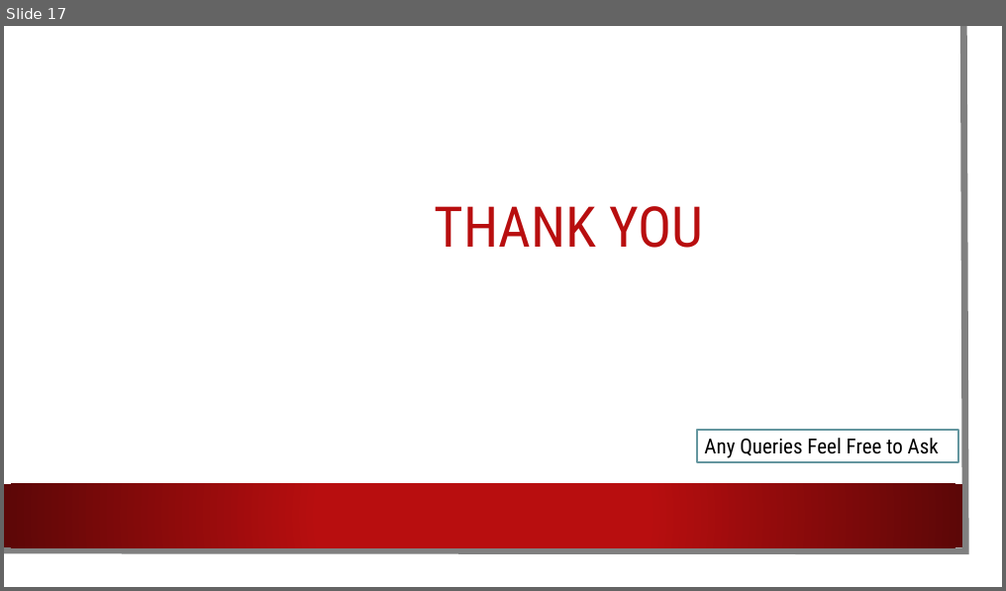
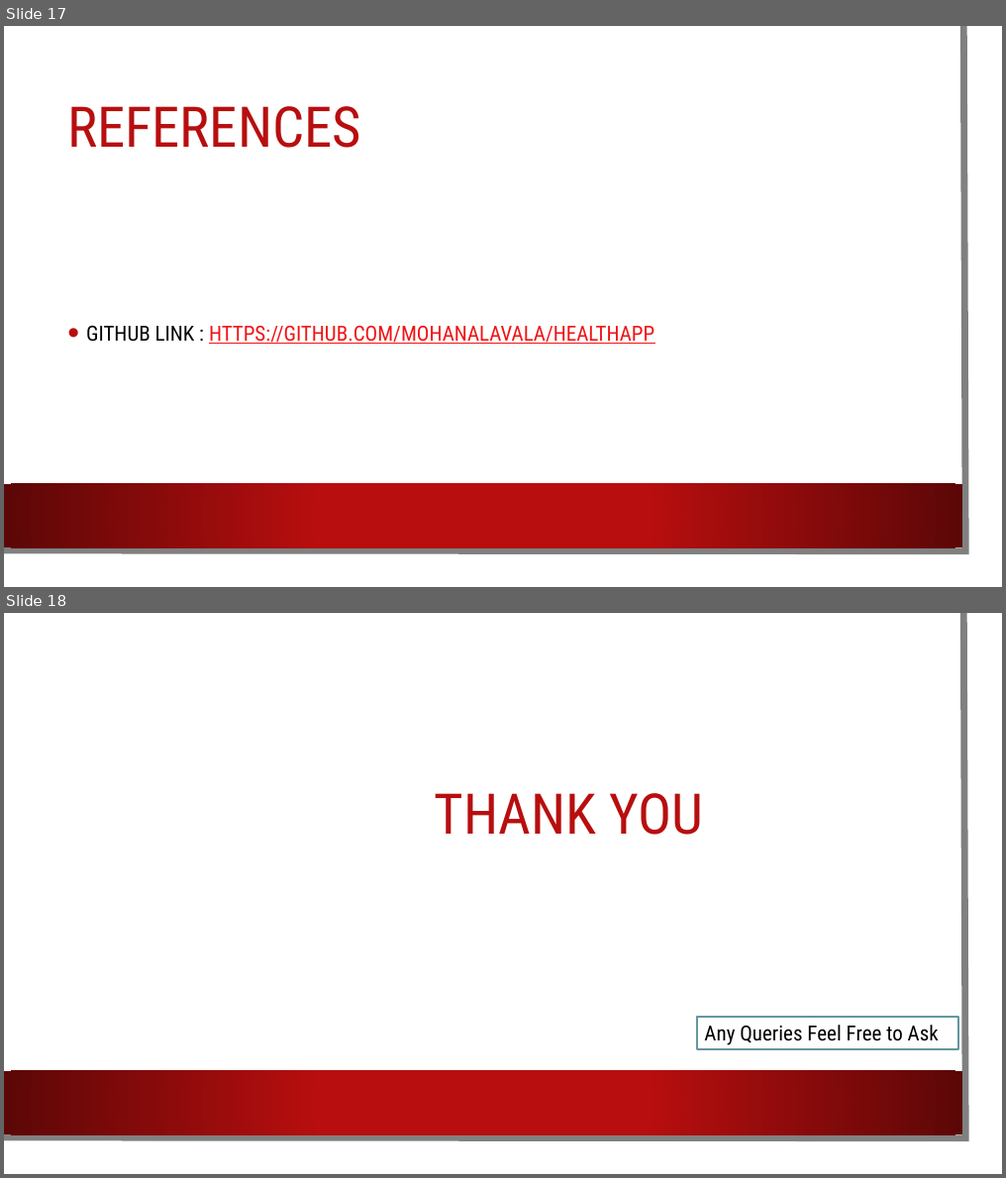
Before and after one commit to Mohanalavala/HealthApp, a slide deck: Health App.pptx. Shown one above the other, each under a label of ours: slide 17 before the commit, slides 17 and 18 after it. The pictures are 1006x591 and 1006x1178 pixels, drawn with LibreOffice and Linux fonts; fonts in the diff are those of the drawing; background and template pictures are left out. Boxes give left, top, right and bottom in pixels: in the first picture for what was removed or moved away, otherwise in the second. Text is boxed around its words. In the diff, an @@ line names an element or a change of style, - is before the commit and + after.

```diff
--- a/Health App.pptx
+++ b/Health App.pptx
@@ slide 17 added at bbox=[4, 26, 1002, 587], background picture (left out); not listed: 3 template elements that a slide beside it also shows @@
@@ title added at bbox=[67, 106, 361, 148], 54 pt, text #B80E0F @@
+REFERENCES
@@ text added at bbox=[86, 326, 654, 344], 20 pt, text #F21213, underline @@
+• GITHUB LINK : HTTPS://GITHUB.COM/MOHANALAVALA/HEALTHAPP
@@ what was slide 17 is now slide 18 @@
```
Also in this commit, not shown: 1 slide changed.
